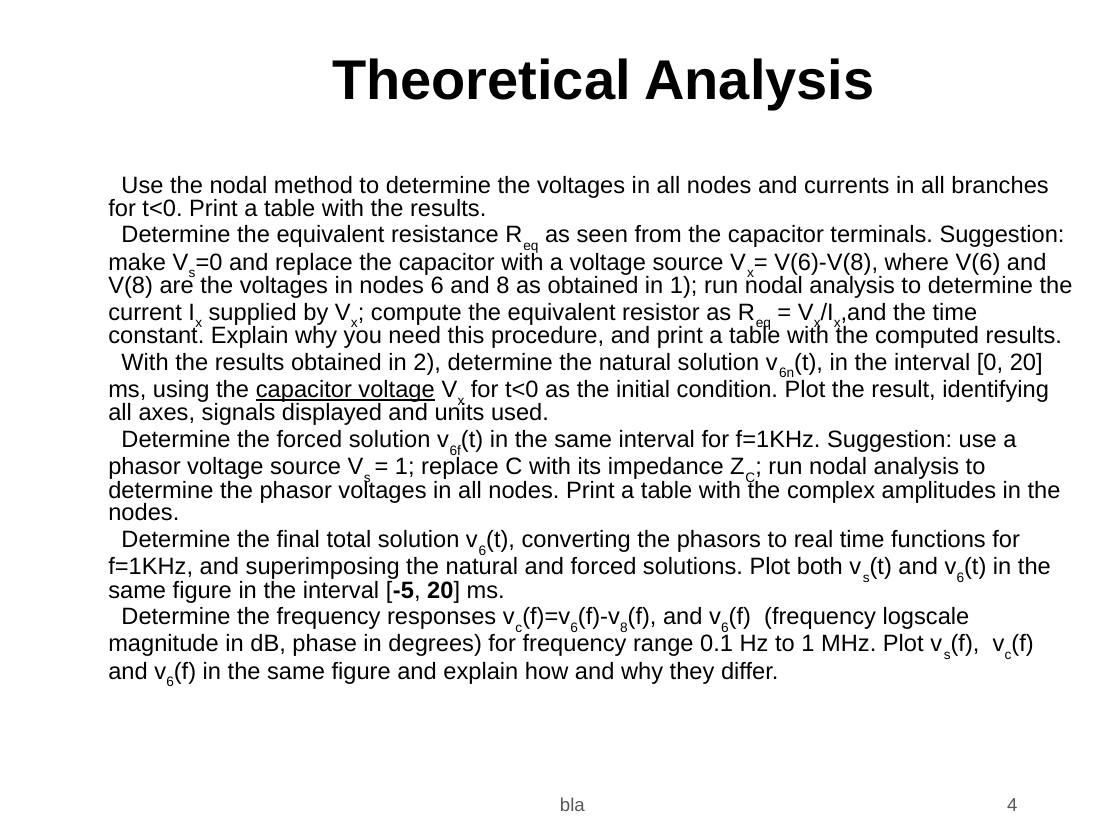
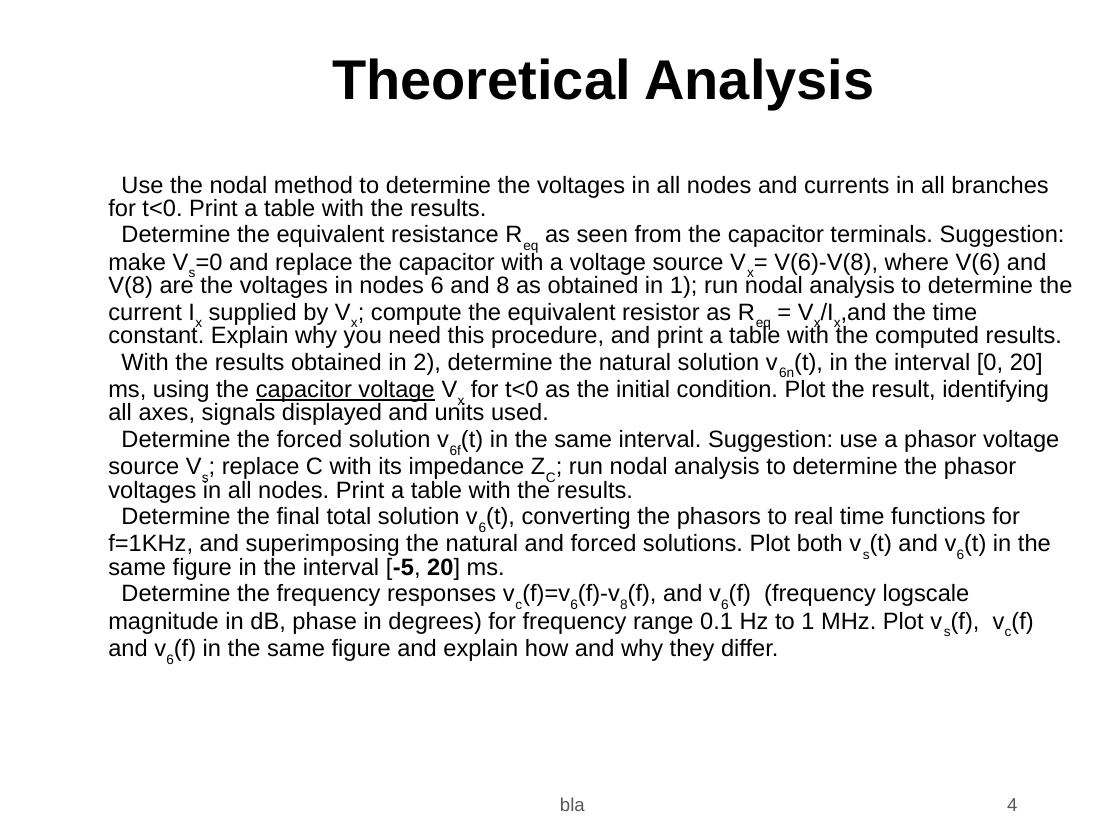
Before and after one commit to JoseMedeiro/ist-tcfe, a slide deck: slide 4 of t2/Enunciado/t2.odp. Drawn at 1120x840 pixels with LibreOffice and Linux fonts; fonts in the diff are those of the drawing; background and template pictures are left out. Boxes give left, top, right and bottom in pixels: in the first picture for what was removed or moved away, otherwise in the second. Text is boxed around its words. In the diff, an @@ line names an element or a change of style, - is before the commit and + after.

```diff
--- a/t2/Enunciado/t2.odp
+++ b/t2/Enunciado/t2.odp
@@ text at [108, 430, 1059, 503]: text changed @@
-4) Determine the forced solution v6f(t) in the same interval for f=1KHz. Suggestion: use a phasor voltage source Vs = 1; replace C with its impedance ZC; run nodal analysis to determine the phasor voltages in all nodes. Print a table with the complex amplitudes in the nodes.
+4) Determine the forced solution v6f(t) in the same interval. Suggestion: use a phasor voltage source Vs; replace C with its impedance ZC; run nodal analysis to determine the phasor voltages in all nodes. Print a table with the results.
```
Also in this commit, not shown: 2 other slides changed, 11 other files.
